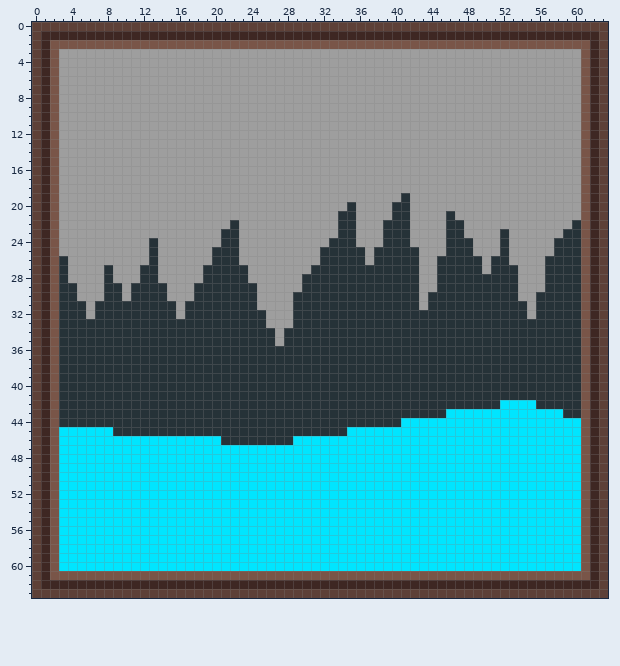
Pixel-art sprite, stored at Textures/MapIcon2.png. The first picture shows the starting point.
The file is 64x64 pixels.
The same view after the edit:
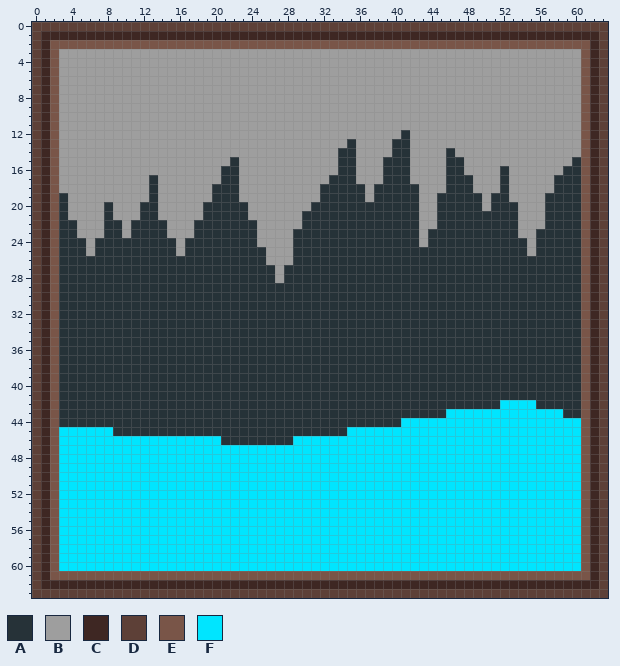
Palette (. is transparent): A #263238  B #9e9e9e  C #3e2723  D #5d4037  E #795548  F #00e5ff
Diff:
Changed rows in their new state; - is an unchanged pixel.
first column x 3:
12 --------------------------------------A-------------------
13 --------------------------------A----AA-------------------
14 -------------------------------AA----AA----A--------------
15 -------------------A-----------AA---AAA----AA------------A
16 ------------------AA-----------AA---AAA----AA----A------AA
17 ----------A-------AA----------AAA---AAA----AAA---A-----AAA
18 ----------A------AAA---------AAAAA-AAAAA---AAA---A-----AAA
19 A---------A------AAA---------AAAAA-AAA-A--AAAAA-AA----AAAA
20 A----A---AA-----AAAAA-------AAAA-AAAA--A--AAAAA-AAA---AAAA
21 A----A---AA-----AAAAA------AAAA--AAAA--A--A-AAAAAAA---AAAA
22 AA---AA-AAAA---AAAA-AA-----AAAA--AAA---A--A--AAAAAA---AAA-
23 AA---AA-AAAA---AAA--AA----AAAAA--AAA---A-AA--AAAA-A--AAA--
24 AAA-AAAAAA-AA-AAAA--AA----AAAA---AAA---A-AA---AAA-AA-AA---
25 AAA-AAAAAA-AA-AAA---AAA---AAA-----A-----AAA---AAA-AA-AA---
26 -AAAAAAAAA-AAAAAA---AAA---AAA-----A-----AA-----A--AAAA----
27 -AAAA-AAA--AAAAA-----AAA-AAA------------AA-----A---AAA----
28 -AAAA-AAA--AAAAA-----AAA-AA-------------AA---------AAA----
29 --AAA--A----AAA-------AAAAA-------------AA---------AAA----
30 --AAA--A----AAA-------AAAA--------------A----------AA-----
31 ---A---------A--------AAAA--------------A-----------A-----
32 ---A---------A---------AAA--------------------------A-----
33 -----------------------AAA--------------------------------
34 ------------------------A---------------------------------
35 ------------------------A---------------------------------
Boxes around the changes in both pictures, in picture pixels (x1, y1, x2, y2):
changed: (59, 130, 581, 346)
